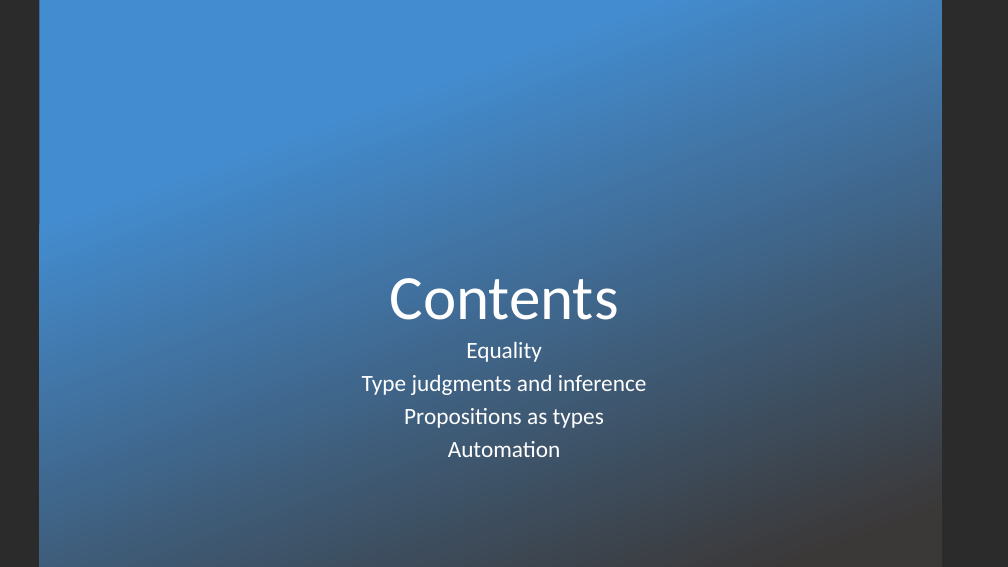
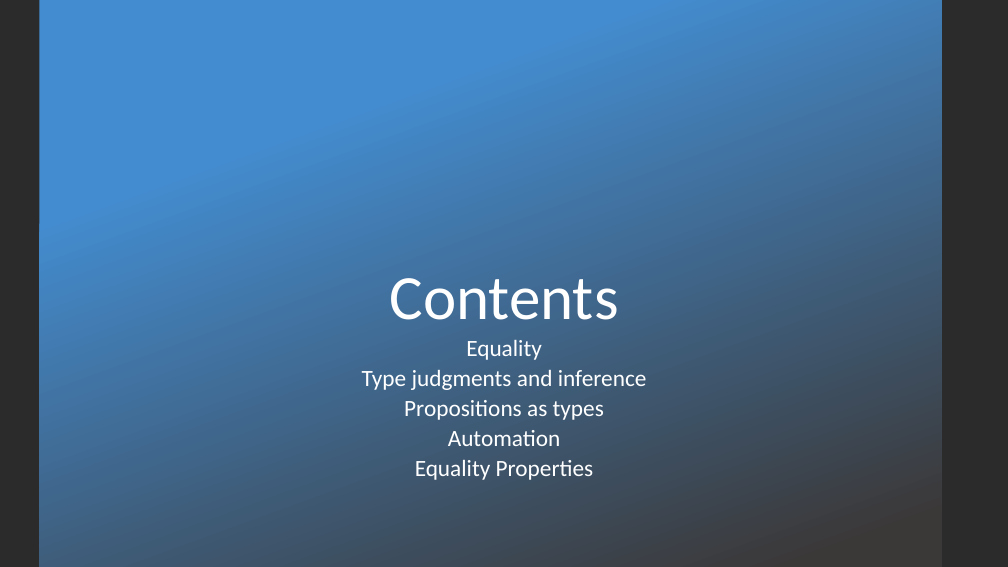
Before and after one commit to kevinsullivan/cs-dm, a slide deck: slide 2 of 01_Equality/Equality.pptx. Drawn at 1008x567 pixels with LibreOffice and Linux fonts; fonts in the diff are those of the drawing; background and template pictures are left out; a plain dark background stands for a picture behind light text. Boxes give left, top, right and bottom in pixels: in the first picture for what was removed or moved away, otherwise in the second. Text is boxed around its words. In the diff, an @@ line names an element or a change of style, - is before the commit and + after.

Commit message:
Updated slides and minor typo fixes

```diff
--- a/01_Equality/Equality.pptx
+++ b/01_Equality/Equality.pptx
@@ text at <box>362,340,647,446</box>: line spacing 0.8 to 0.7 @@
@@ text at <box>415,460,594,480</box>: paragraph added @@
+Equality Properties
```
Also in this commit, not shown: 2 slides added, 1 other file.
